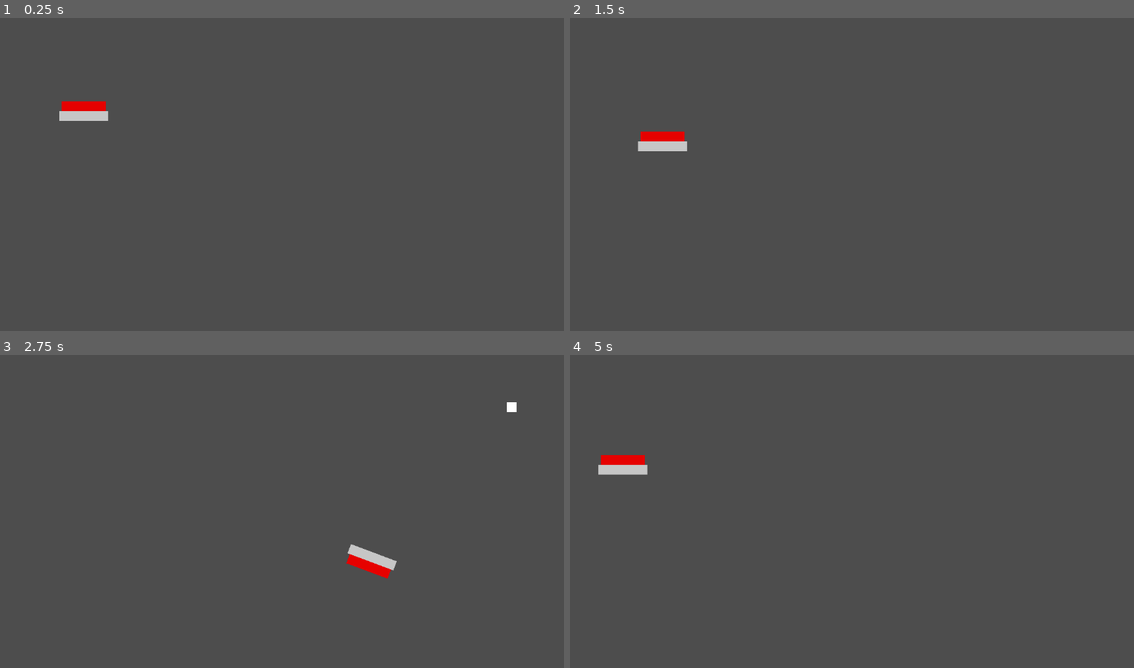
Above: before the commit, frames 1-4 (two rows, left to right).
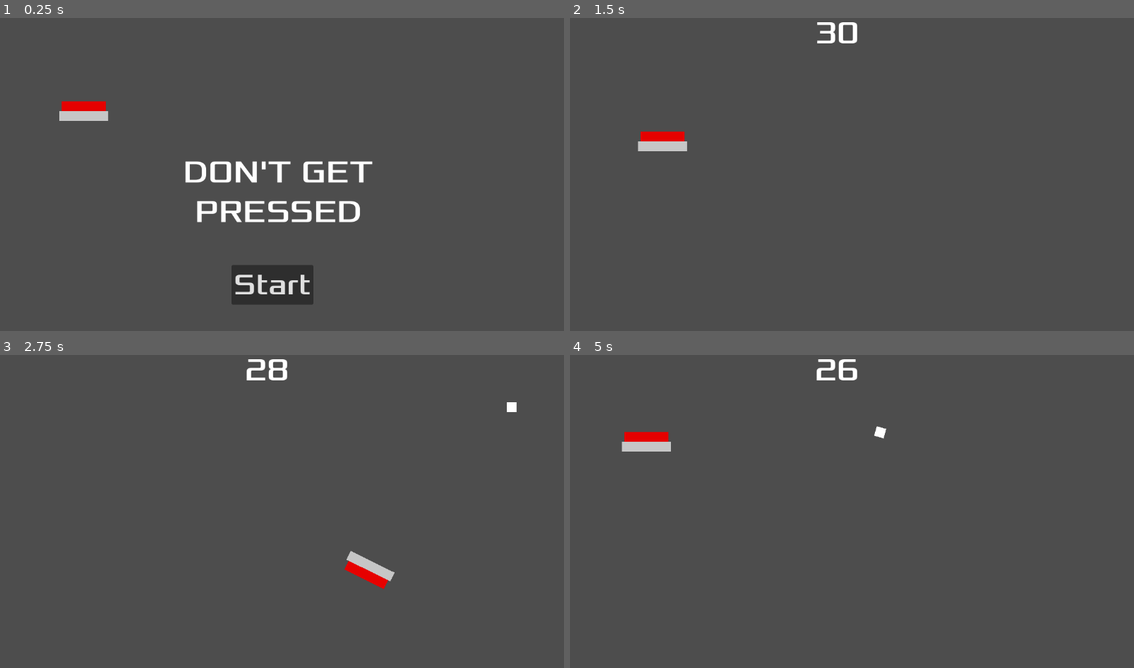
Above: after the commit, the same moments.

Repository: Kratpa/ButtonGame
Game: Godot game, scene res://scenes/game/Game.tscn
The game is run twice, just before and just after one commit, with the same random seed, the same clock (stepped at 60 frames per second) and the same inputs.
Inputs (mouse positions are in pixels of both pictures, inside the frame that each line leads up to):
- Up to frame 1 (0.25 s): no input
- Up to frame 2 (1.5 s): click (840, 284) at 0.5 s, where only the run after the commit has a clickable "Start"; hold Right from 1.28 s (still down)
- Up to frame 3 (2.75 s): release Right at 2.03 s; hold Down from 2.03 s (still down)
- Up to frame 4 (5 s): release Down at 2.78 s; hold Right 2.78-3.53 s; hold Up 3.53-4.28 s; hold Left from 4.28 s (still down)

The runs differ from the first frame. In frame 1, 3.8% of the frame differs, in the area x 32-67%, y 45-92%; in frame 2, 0.3%; in frame 3, 1.0%; in frame 4, 1.4%.

Commit message:
Added HUD and font
Also tried to add hitbox but failed

Diff:
--- /dev/null
+++ b/godot/HUD.gd
@@ -0,0 +1,41 @@
+extends CanvasLayer
+
+# Notifies `Game` node that the button has been pressed
+signal start_game
+
+
+func show_message(text):
+	$Message.text = text
+	$Message.show()
+	$MessageTimer.start()
+
+
+func show_game_over():
+	show_message("Game Over")
+	# Wait until the MessageTimer has counted down.
+	await $MessageTimer.timeout
+
+	$Message.text = "Game Over :/"
+	$Message.show()
+	# Make a one-shot timer and wait for it to finish.
+	await get_tree().create_timer(1.0).timeout
+	$StartButton.show()
+
+func update_score(score):
+	$ScoreLabel.text = str(score)
+
+
+
+
+
+func _on_message_timer_timeout():
+	$Message.hide()
+
+
+
+
+func _on_start_button_pressed():
+	$StartButton.hide()
+	start_game.emit()
+	$Message.hide()
+	$ScoreLabel.show()
--- /dev/null
+++ b/godot/scenes/HUD/hud.tscn
@@ -0,0 +1,45 @@
+[gd_scene load_steps=3 format=3 uid="uid://d4dflikepxhi4"]
+
+[ext_resource type="Script" path="res://HUD.gd" id="1_6e5tc"]
+[ext_resource type="FontFile" uid="uid://cjnr63te1su44" path="res://fonts/Xolonium-Regular.ttf" id="2_0pwge"]
+
+[node name="HUD" type="CanvasLayer"]
+script = ExtResource("1_6e5tc")
+
+[node name="ScoreLabel" type="Label" parent="."]
+visible = false
+offset_left = 500.0
+offset_top = -1.0
+offset_right = 590.0
+offset_bottom = 77.0
+theme_override_fonts/font = ExtResource("2_0pwge")
+theme_override_font_sizes/font_size = 64
+text = "30"
+horizontal_alignment = 1
+vertical_alignment = 1
+
+[node name="Message" type="Label" parent="."]
+offset_left = 195.0
+offset_top = 284.0
+offset_right = 942.0
+offset_bottom = 362.0
+theme_override_fonts/font = ExtResource("2_0pwge")
+theme_override_font_sizes/font_size = 64
+text = "DON'T GET PRESSED"
+horizontal_alignment = 1
+vertical_alignment = 1
+autowrap_mode = 2
+
+[node name="StartButton" type="Button" parent="."]
+offset_left = 473.0
+offset_top = 513.0
+offset_right = 640.0
+offset_bottom = 594.0
+theme_override_fonts/font = ExtResource("2_0pwge")
+theme_override_font_sizes/font_size = 60
+text = "Start"
+
+[node name="MessageTimer" type="Timer" parent="."]
+
+[connection signal="pressed" from="StartButton" to="." method="_on_start_button_pressed"]
+[connection signal="timeout" from="MessageTimer" to="." method="_on_message_timer_timeout"]
--- a/godot/scenes/game/Game.gd
+++ b/godot/scenes/game/Game.gd
@@ -1,13 +1,31 @@
 extends Node2D
+var score
 
 @onready var player = $Player
 @onready var floor = $Floor
-
-# Called when the node enters the scene tree for the first time.
-func _ready():
-	pass
 
 
 # Called every frame. 'delta' is the elapsed time since the previous frame.
 func _process(delta):
 	pass
+
+func game_over():
+	$ScoreTimer.stop()
+	$HUD.show_game_over()
+
+func new_game():
+	score = 30
+	$ScoreTimer.start()
+	$HUD.update_score(score)
+
+
+func _on_score_timer_timeout():
+	score -= 1
+	print(score)
+	$HUD.update_score(score)
+	if score == 0:
+		$HUD/Message.text = "Level completed!"
+		$HUD/ScoreLabel.hide()
+		$HUD/Message.show()
+		$HUD/StartButton.text = "Next"
+		$HUD/StartButton.show()
--- a/godot/scenes/game/Game.tscn
+++ b/godot/scenes/game/Game.tscn
@@ -1,10 +1,11 @@
-[gd_scene load_steps=6 format=3 uid="uid://db6vw4whhspc6"]
+[gd_scene load_steps=7 format=3 uid="uid://db6vw4whhspc6"]
 
 [ext_resource type="Script" path="res://scenes/game/Game.gd" id="1_816xq"]
 [ext_resource type="PackedScene" uid="uid://b0phhgyg3mhwf" path="res://scenes/player/Player.tscn" id="2_dwpk8"]
 [ext_resource type="PackedScene" uid="uid://bu7hm0hblrlpn" path="res://scenes/floor/Floor2.tscn" id="2_hwmhc"]
 [ext_resource type="PackedScene" uid="uid://5p0c2cncvtai" path="res://scenes/object/ObjectSpawner.tscn" id="4_irqdp"]
 [ext_resource type="PackedScene" uid="uid://b3rhiv1pgyhmb" path="res://scenes/pickup/PickupSpawner.tscn" id="5_h7ldk"]
+[ext_resource type="PackedScene" uid="uid://d4dflikepxhi4" path="res://scenes/HUD/hud.tscn" id="6_ch5am"]
 
 [node name="Game" type="Node2D"]
 script = ExtResource("1_816xq")
@@ -23,3 +24,11 @@
 spawn_interval = 2.5
 
 [node name="PickupSpawner" parent="." instance=ExtResource("5_h7ldk")]
+
+[node name="HUD" parent="." instance=ExtResource("6_ch5am")]
+
+[node name="ScoreTimer" type="Timer" parent="."]
+
+[connection signal="start_game" from="HUD" to="." method="_on_hud_start_game"]
+[connection signal="start_game" from="HUD" to="." method="new_game"]
+[connection signal="timeout" from="ScoreTimer" to="." method="_on_score_timer_timeout"]
--- /dev/null
+++ b/godot/scenes/player/Area2D.gd
@@ -0,0 +1,16 @@
+extends Area2D
+signal hit
+
+# Called when the node enters the scene tree for the first time.
+func _ready():
+	pass # Replace with function body.
+
+
+# Called every frame. 'delta' is the elapsed time since the previous frame.
+func _process(delta):
+	pass
+
+
+func _on_body_entered(body):
+	hide() # Player disappears after being hit.
+	hit.emit()
--- a/godot/scenes/player/Player.tscn
+++ b/godot/scenes/player/Player.tscn
@@ -1,7 +1,8 @@
-[gd_scene load_steps=5 format=3 uid="uid://b0phhgyg3mhwf"]
+[gd_scene load_steps=6 format=3 uid="uid://b0phhgyg3mhwf"]
 
 [ext_resource type="Script" path="res://scenes/player/Player.gd" id="1_1sgmg"]
 [ext_resource type="PackedScene" uid="uid://bc004xcbgc2ob" path="res://scenes/button/Button.tscn" id="2_oxkvl"]
+[ext_resource type="Script" path="res://scenes/player/Area2D.gd" id="2_w0i8l"]
 
 [sub_resource type="RectangleShape2D" id="RectangleShape2D_xcswh"]
 size = Vector2(90, 20)
@@ -14,7 +15,10 @@
 angular_damp = 2.5
 script = ExtResource("1_1sgmg")
 
-[node name="RedPart" type="CollisionShape2D" parent="."]
+[node name="Area2D" type="Area2D" parent="."]
+script = ExtResource("2_w0i8l")
+
+[node name="RedPart" type="CollisionShape2D" parent="Area2D"]
 position = Vector2(0, -10)
 shape = SubResource("RectangleShape2D_xcswh")
 
@@ -23,3 +27,5 @@
 shape = SubResource("RectangleShape2D_devci")
 
 [node name="Button" parent="." instance=ExtResource("2_oxkvl")]
+
+[connection signal="body_entered" from="Area2D" to="Area2D" method="_on_body_entered"]
Not shown, added: godot/fonts/FONTLOG.txt
Not shown, added: godot/fonts/LICENSE.txt
Binary file added: godot/fonts/Xolonium-Regular.ttf
Not shown, added: godot/fonts/Xolonium-Regular.ttf.import
